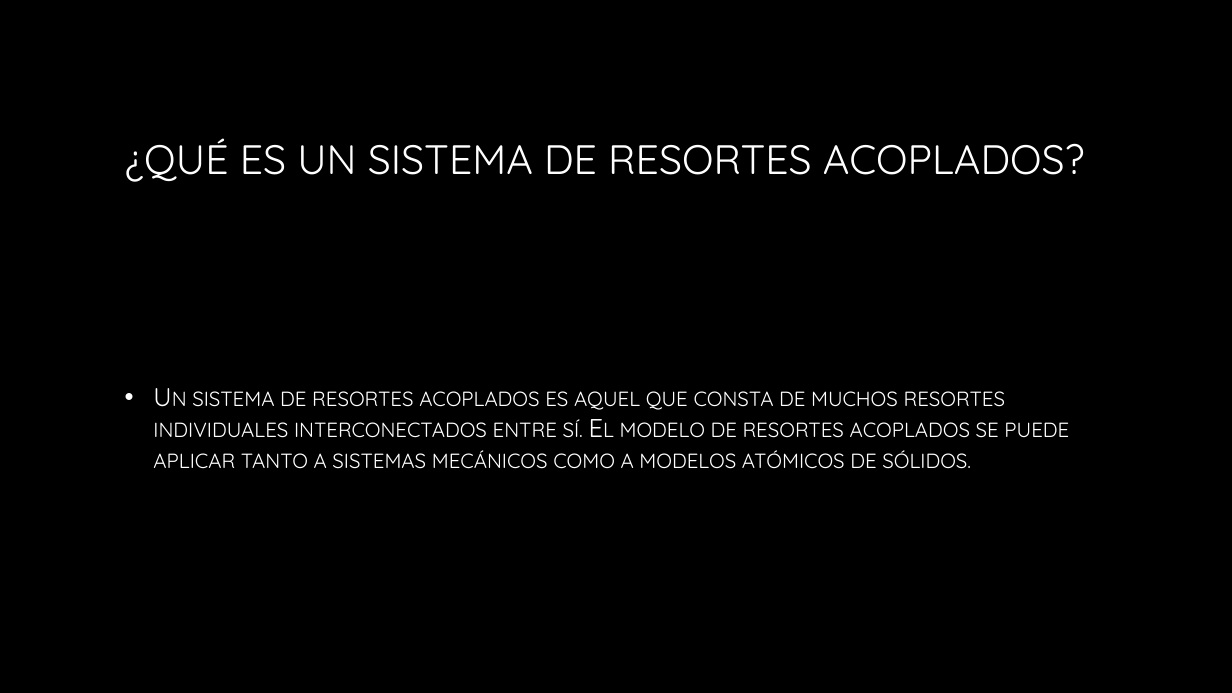
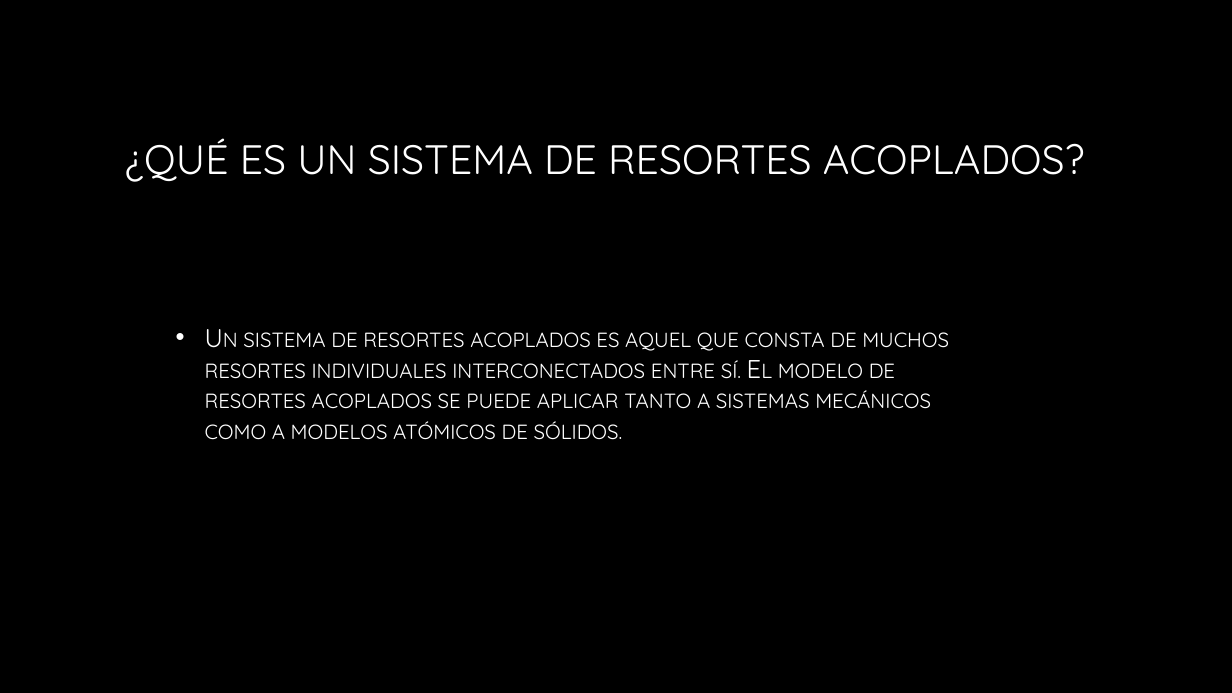
Before and after one commit to JabberTheWock/Proyecto_modulo3, a slide deck: slide 3 of Presentación módulo 3.pptx. Drawn at 1232x693 pixels with LibreOffice and Linux fonts; fonts in the diff are those of the drawing; background and template pictures are left out. Boxes give left, top, right and bottom in pixels: in the first picture for what was removed or moved away, otherwise in the second. Text is boxed around its words. In the diff, an @@ line names an element or a change of style, - is before the commit and + after.

```diff
--- a/Presentación módulo 3.pptx
+++ b/Presentación módulo 3.pptx
@@ text "Un sistema de resortes acoplados ..." rewrapped from (x1=153, y1=391, x2=1069, y2=469) to (x1=205, y1=332, x2=949, y2=440) @@
```
Also in this commit, not shown: 2 other slides changed, 1 other file.
